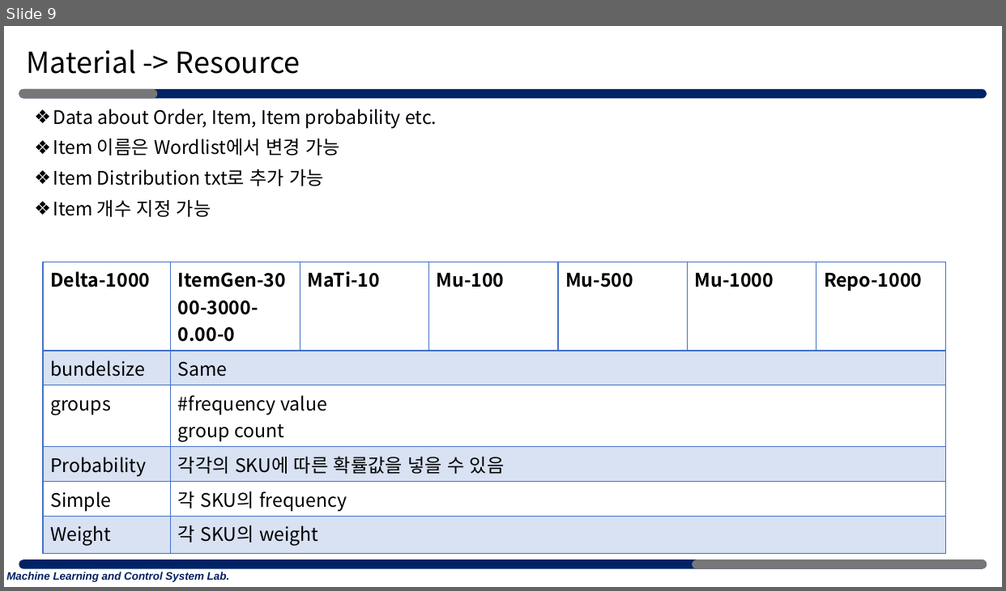
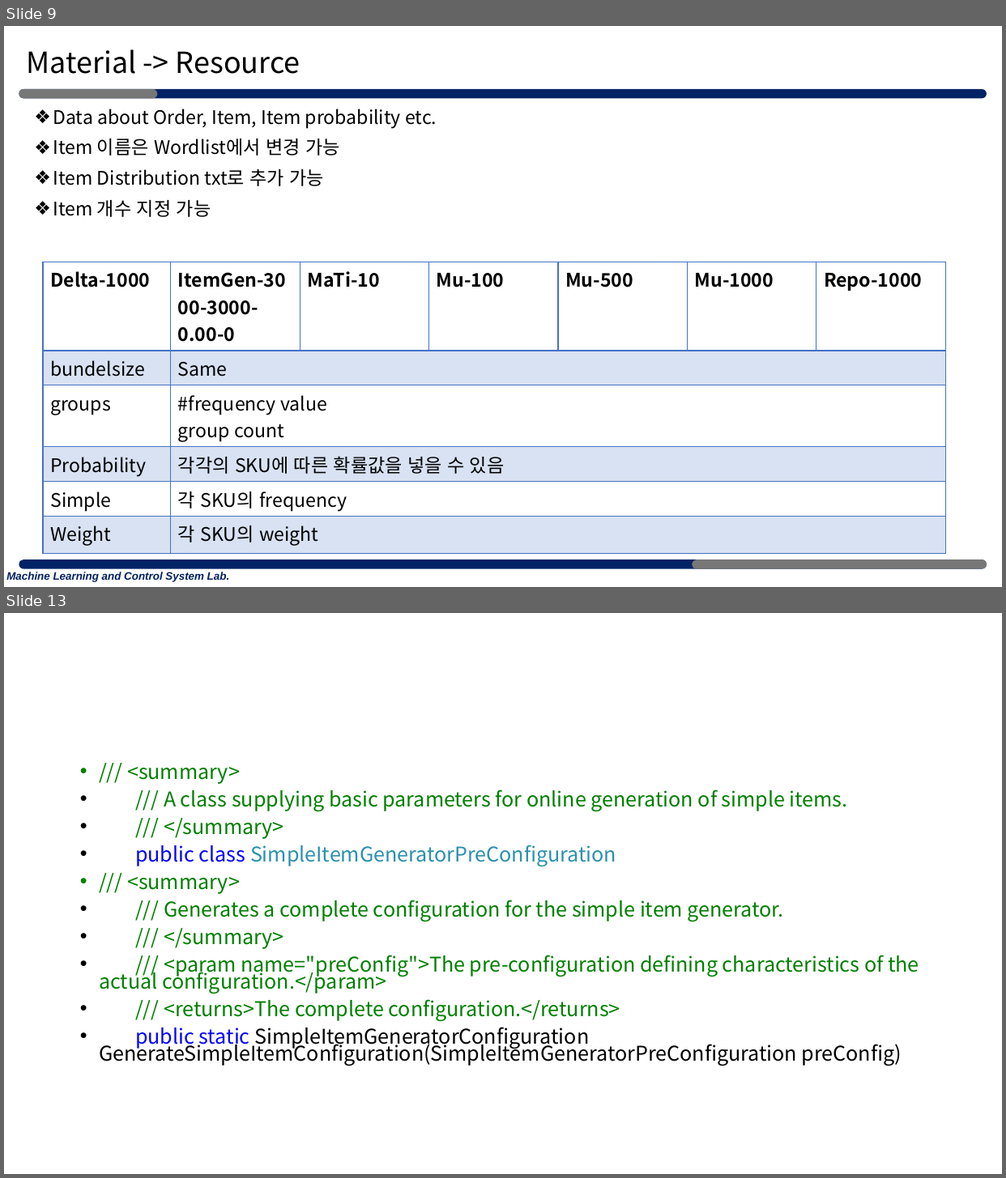
Before and after one commit to merschformann/RAWSim-O, a slide deck: MLP_Project/0414_Zoom/210411 C# Code Jieun.pptx. Shown one above the other, each under a label of ours: slide 9 before the commit, slides 9 and 13 after it; the slides between them are not shown. The pictures are 1006x591 and 1006x1178 pixels, drawn with LibreOffice and Linux fonts; fonts in the diff are those of the drawing. Boxes give left, top, right and bottom in pixels: in the first picture for what was removed or moved away, otherwise in the second. Text is boxed around its words. In the diff, an @@ line names an element or a change of style, - is before the commit and + after.

```diff
--- a/MLP_Project/0414_Zoom/210411 C# Code Jieun.pptx
+++ b/MLP_Project/0414_Zoom/210411 C# Code Jieun.pptx
@@ slide 13 added at bbox=[4, 613, 1002, 1174], background #FFFFFF @@
@@ text added at bbox=[99, 767, 919, 1066], 19.6 pt, text #008000 @@
+• /// <summary>
+• /// A class supplying basic parameters for online generation of simple items.
+• /// </summary>
+• public class SimpleItemGeneratorPreConfiguration
+• /// <summary>
+• /// Generates a complete configuration for the simple item generator.
+• /// </summary>
+• /// <param name="preConfig">The pre-configuration defining characteristics of the actual configuration.</param>
+• /// <returns>The complete configuration.</returns>
+• public static SimpleItemGeneratorConfiguration GenerateSimpleItemConfiguration(SimpleItemGeneratorPreConfiguration preConfig)
```
Also in this commit, not shown: 4 other slides added.
